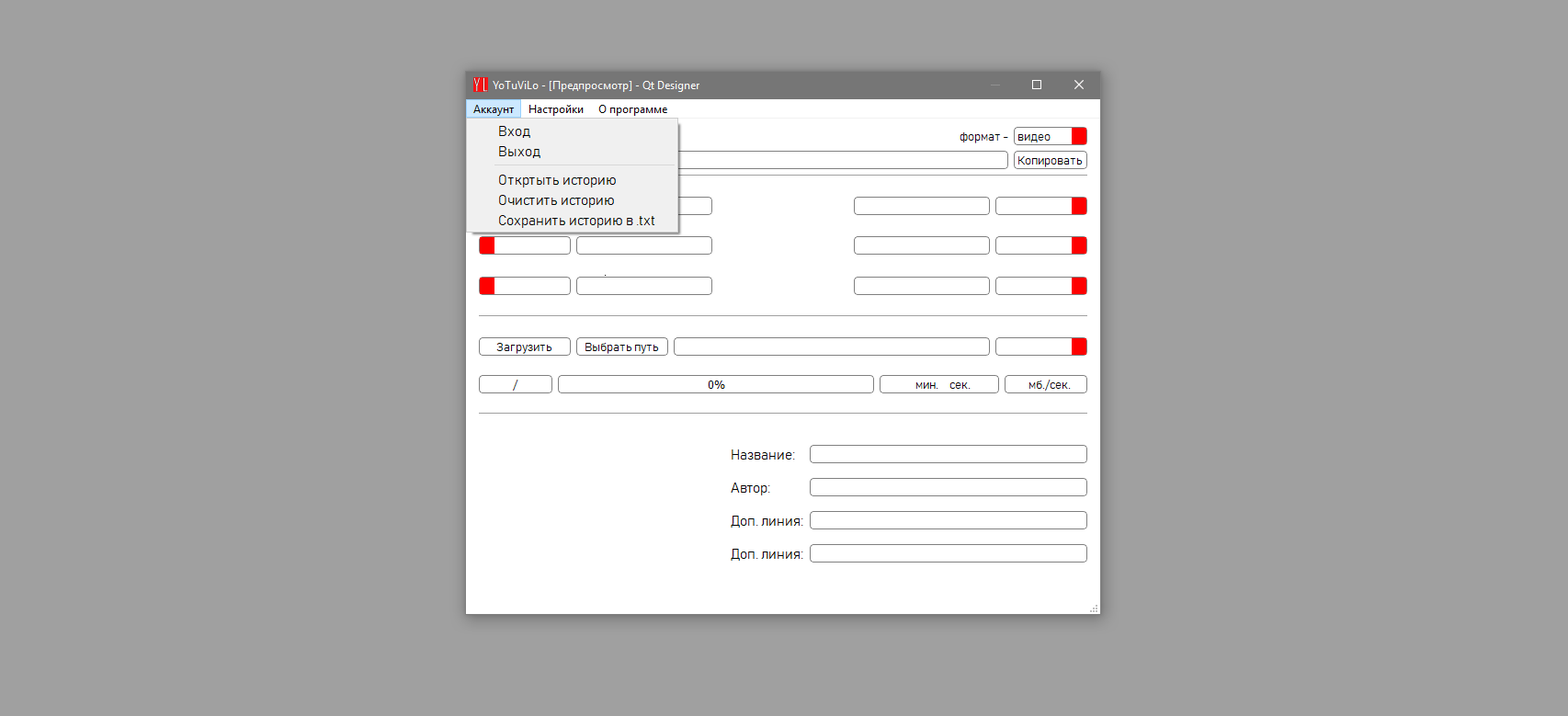
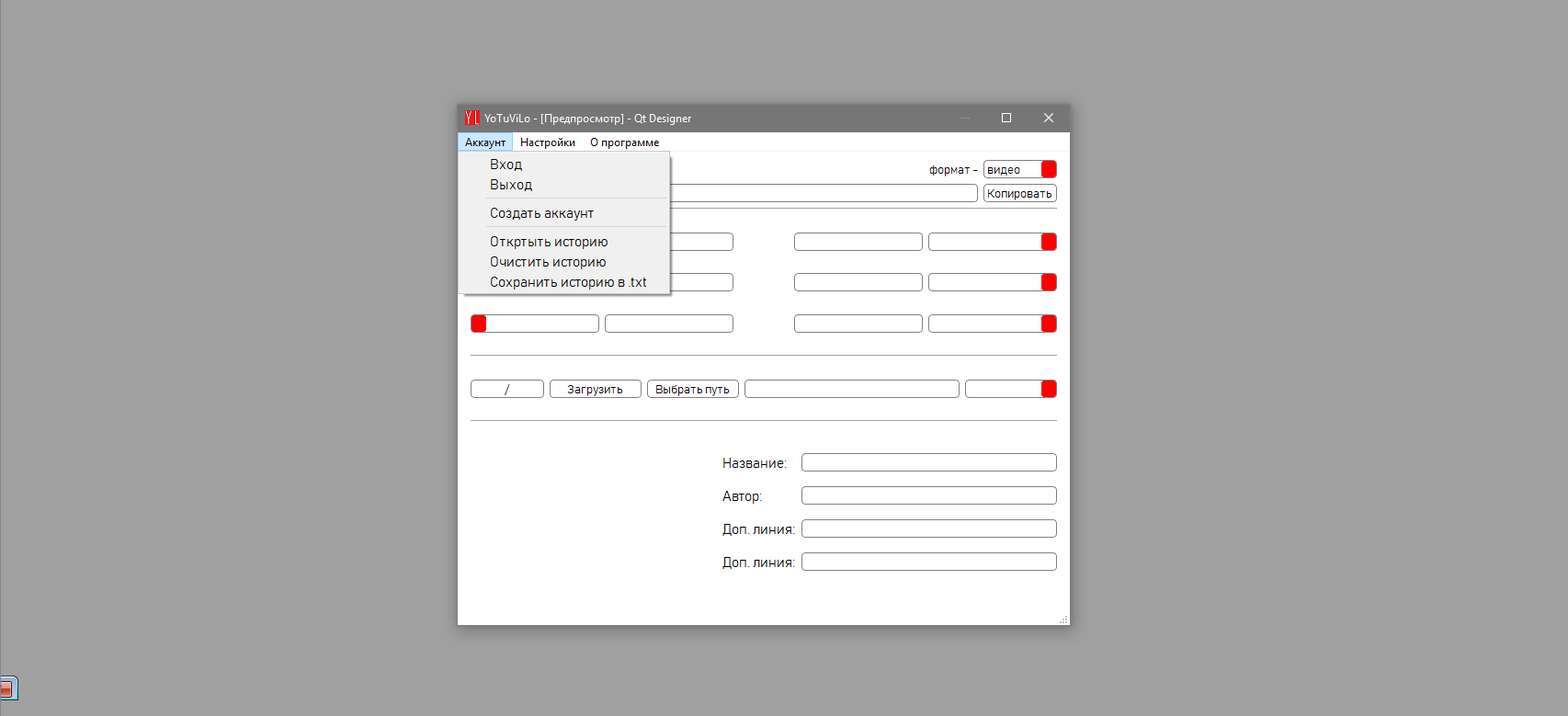
Before/after of a 1568×716 layered artwork. What changed in the layer stack:
painted on "Обычный слой 1 (вставлено)" over <box>0,0,1117,716</box>
